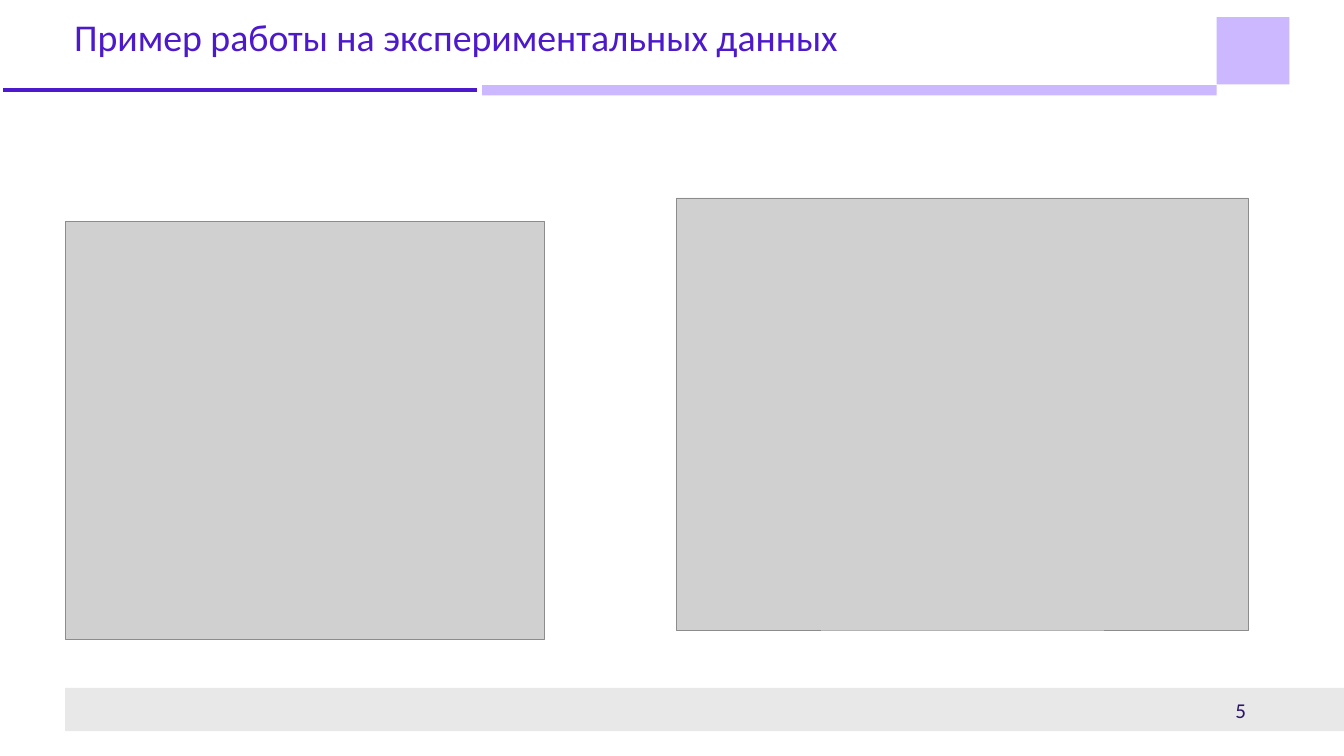
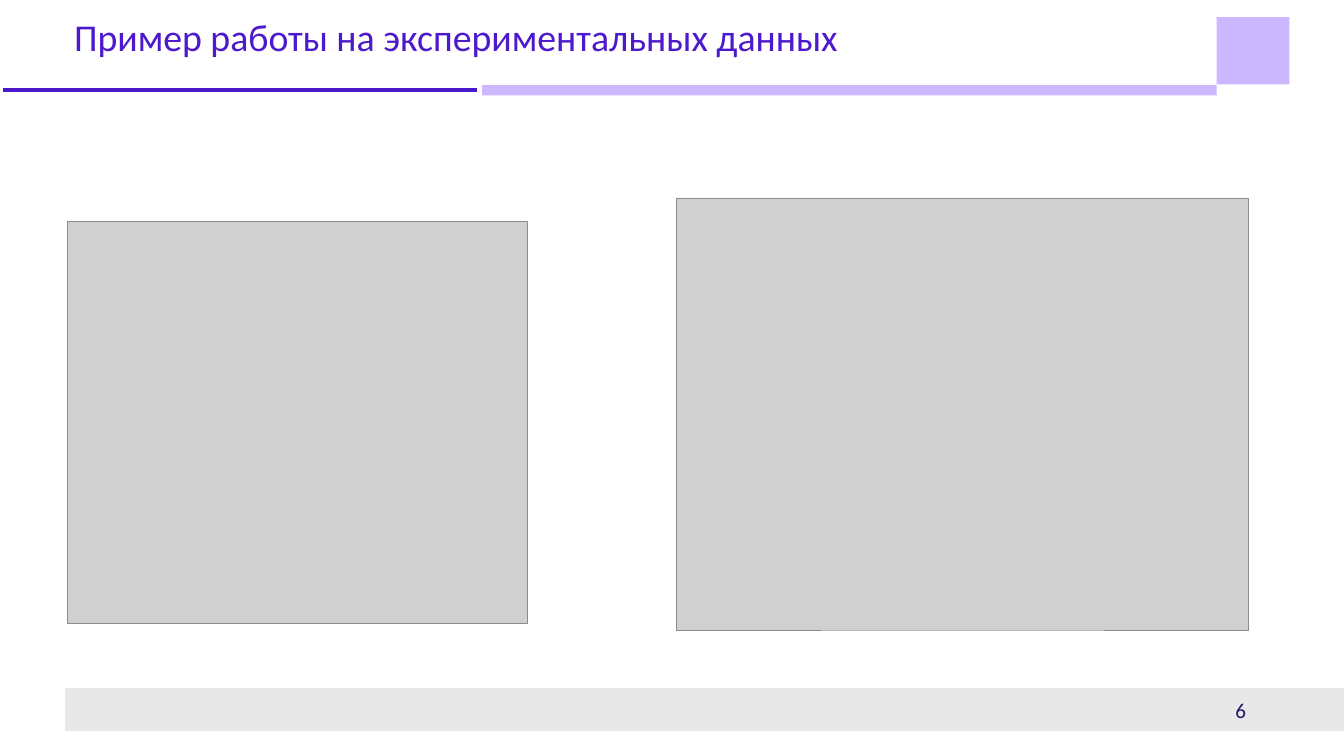
Before and after one commit to Mis-prog/kursovai_5sem, a slide deck: slide 6 of doc/presentation.pptx (slide 5 before the commit). Drawn at 1344x756 pixels with LibreOffice and Linux fonts; fonts in the diff are those of the drawing; grey boxes stand for pictures; background and template pictures are left out. Boxes give left, top, right and bottom in pixels: in the first picture for what was removed or moved away, otherwise in the second. Text is boxed around its words. In the diff, an @@ line names an element or a change of style, - is before the commit and + after.

```diff
--- a/doc/presentation.pptx
+++ b/doc/presentation.pptx
@@ picture: place and size @@
-picture at <box>65,221,544,639</box>
+picture at <box>68,221,528,623</box>
@@ page number at <box>1235,703,1246,718</box>: text changed @@
-5
+6
```
Also in this commit, not shown: 3 other slides changed, 1 slide added, 2 other files.
